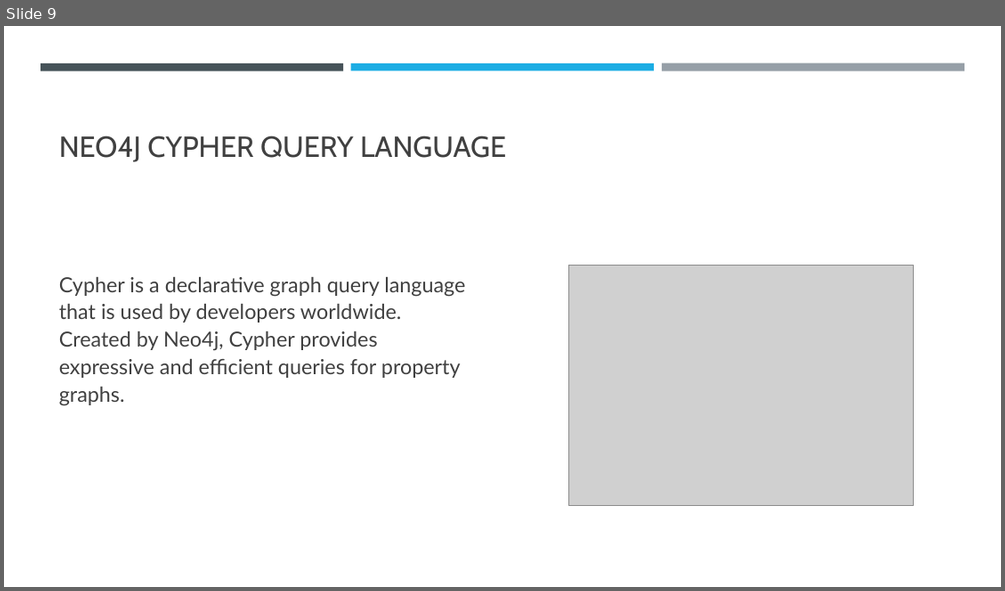
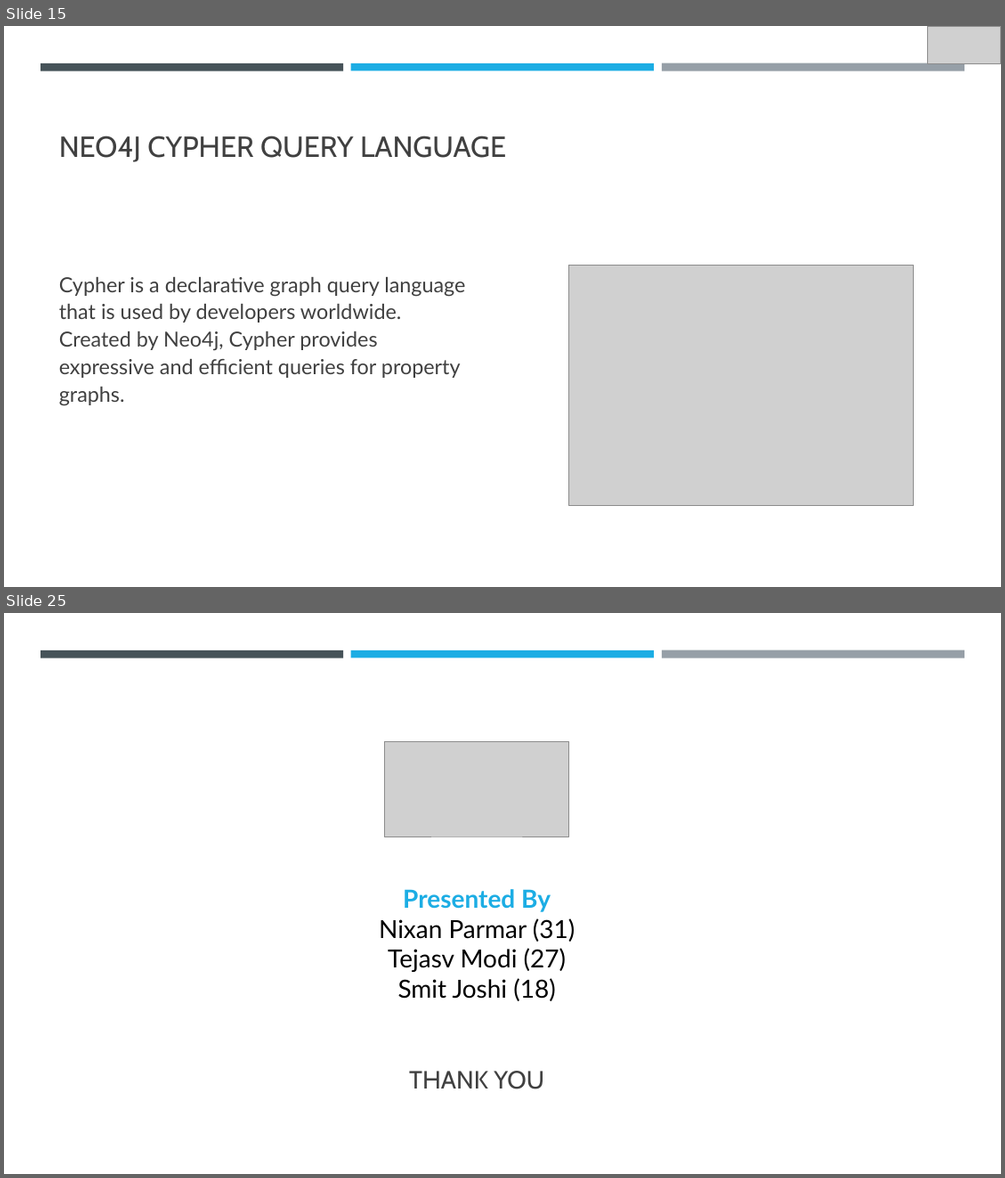
Before and after one commit to smit-joshi814/NoSQL, a slide deck: neo4j Presentation.pptx. Shown one above the other, each under a label of ours: slide 9 before the commit, slides 15 and 25 after it; the slides between them are not shown. The pictures are 1005x591 and 1005x1178 pixels, drawn with LibreOffice and Linux fonts; fonts in the diff are those of the drawing; grey boxes stand for pictures. Boxes give left, top, right and bottom in pixels: in the first picture for what was removed or moved away, otherwise in the second. Text is boxed around its words. In the diff, an @@ line names an element or a change of style, - is before the commit and + after.

```diff
--- a/neo4j Presentation.pptx
+++ b/neo4j Presentation.pptx
@@ slide 25 added at <box>4,613,1001,1174</box>, background #FFFFFF; not listed: 3 template elements that a slide beside it also shows @@
@@ picture added at <box>385,742,569,836</box> @@
@@ text added at <box>379,889,574,1001</box>, 24 pt, text #000000 @@
+Presented By
+Nixan Parmar (31)
+Tejasv Modi (27)
+Smit Joshi (18)
@@ title added at <box>409,1070,544,1089</box>, 24 pt, text #404040 @@
+THANK YOU
@@ what was slide 9 is now slide 15 @@
@@ slide 15 changed as well @@
@@ picture added at <box>928,26,1001,63</box> @@
```
Also in this commit, not shown: 6 other slides changed, 11 other slides added, 5 slides removed, 43 other files.
